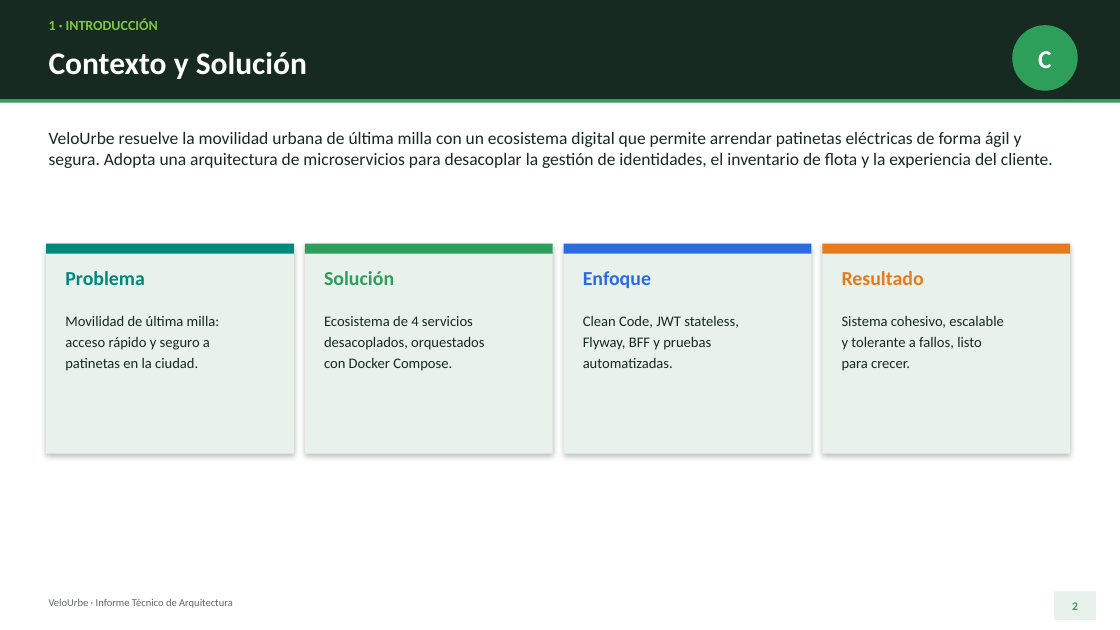
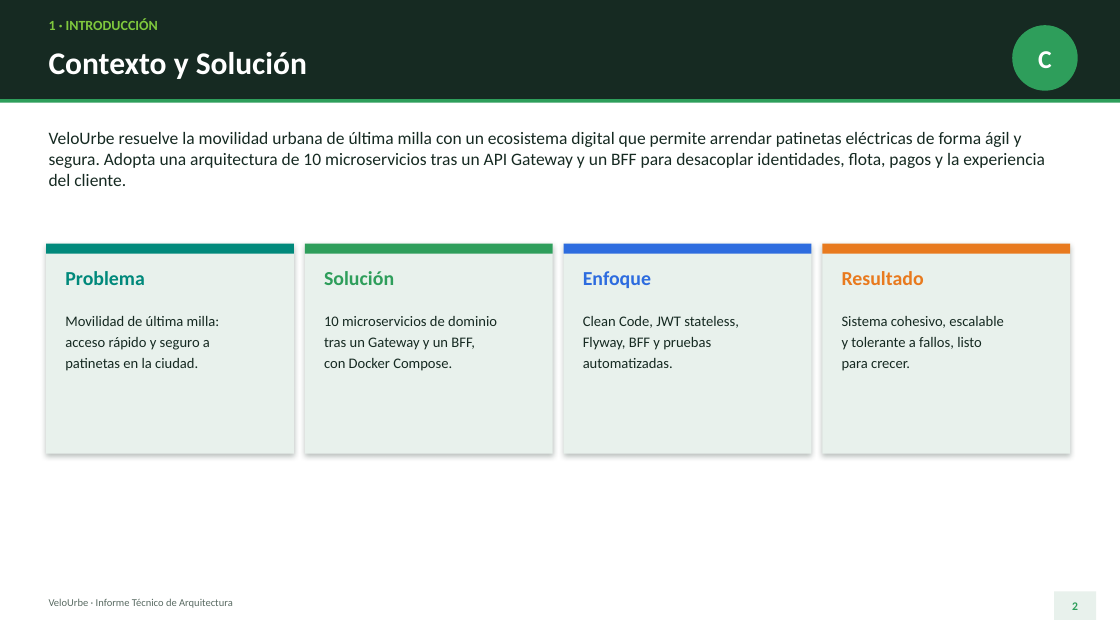
Before and after one commit to ethan1213/velourbe-platform, a slide deck: slide 2 of Presentacion VeloUrbe.pptx. Drawn at 1120x630 pixels with LibreOffice and Linux fonts; fonts in the diff are those of the drawing. Boxes give left, top, right and bottom in pixels: in the first picture for what was removed or moved away, otherwise in the second. Text is boxed around its words. In the diff, an @@ line names an element or a change of style, - is before the commit and + after.

Commit message:
docs: actualiza informe PDF y presentacion PPTX a la arquitectura actual
- Informe Tecnico VeloUrbe.pdf regenerado: 10 microservicios funcionales,
  flujo Gateway -> BFF -> microservicios, tabla completa de servicios y BDs,
  diagramas C2/C3 actualizados (C3 con patron CSR), RF nuevos (pagos,
  estaciones, resenas, BFF proxy), Swagger centralizado y estrategia Git
  con los 12 servicios.
- Presentacion VeloUrbe.pptx actualizada (mismo diseno): portada, contexto,
  arquitectura, diagramas C2, Swagger centralizado, branching y conclusion
  reflejan los 10 microservicios y el Gateway sin codigo.

```diff
--- a/Presentacion VeloUrbe.pptx
+++ b/Presentacion VeloUrbe.pptx
@@ text at (49,132,1045,186): text changed @@
-VeloUrbe resuelve la movilidad urbana de última milla con un ecosistema digital que permite arrendar patinetas eléctricas de forma ágil y segura. Adopta una arquitectura de microservicios para desacoplar la gestión de identidades, el inventario de flota y la experiencia del cliente.
+VeloUrbe resuelve la movilidad urbana de última milla con un ecosistema digital que permite arrendar patinetas eléctricas de forma ágil y segura. Adopta una arquitectura de 10 microservicios tras un API Gateway y un BFF para desacoplar identidades, flota, pagos y la experiencia del cliente.
@@ text at (324,316,497,350): text changed @@
-Ecosistema de 4 servicios
-desacoplados, orquestados
+10 microservicios de dominio
+tras un Gateway y un BFF,
```
Also in this commit, not shown: 8 other slides changed, 1 other file.
